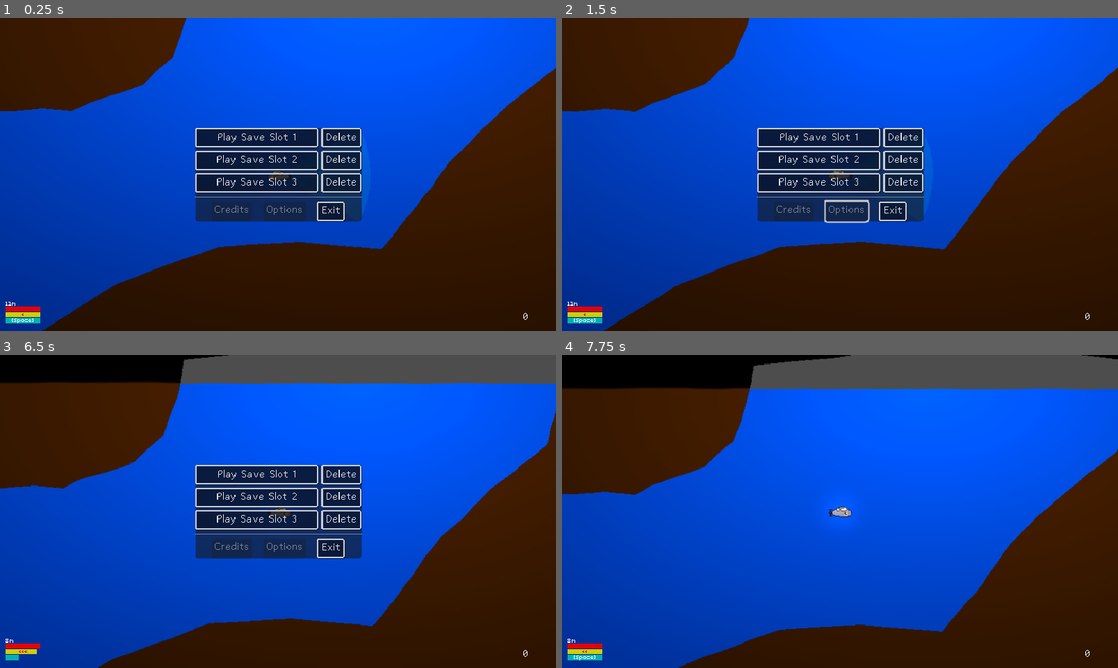
Above: before the commit, frames 1-4 (two rows, left to right).
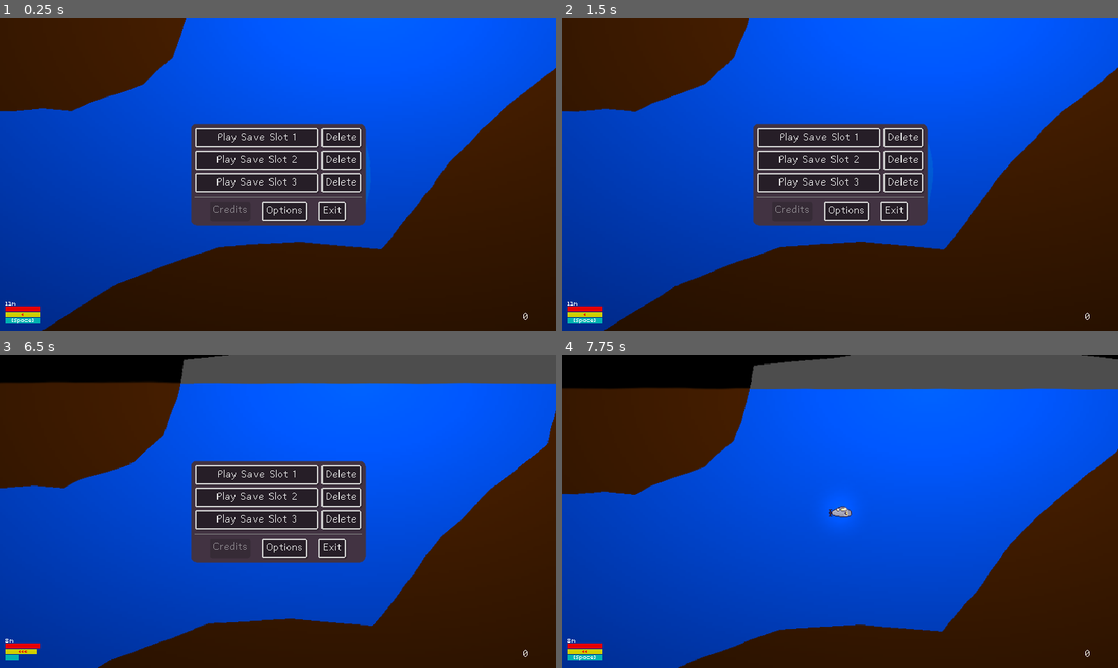
Above: after the commit, the same moments.

Repository: lupuchard/spooky-jam-submarine
Game: Godot game, scene res://Scene/Main.tscn
Same seed, same stepped clock (60 frames per second), same inputs: the game is played once before the commit and once after it.
Inputs (mouse positions are in pixels of both pictures, inside the frame that each line leads up to):
- Up to frame 1 (0.25 s): no input
- Up to frame 2 (1.5 s): click (845, 212) at 0.5 s, where only the run after the commit has a clickable "Options"; click (840, 205) at 1.25 s, where only the run after the commit has a clickable "Return"
- Up to frame 3 (6.5 s): click "Play Save Slot 1" at 2 s; move the mouse to (400, 495) at 2.77 s; hold Right (right) 2.78-3.53 s; hold Up (ascend) 2.78-3.53 s; click (400, 495) at 2.92 s; move the mouse to (166, 527) at 3.52 s; hold Left (left) 3.53-4.28 s; tap Space (dash) at 3.6, 5.85 s; move the mouse to (333, 442) at 4.27 s; hold Right (right) 4.28-5.78 s; right-click (333, 442) at 4.35 s; move the mouse to (250, 574) at 5.02 s; tap Up (ascend) at 5.1 s; click (250, 574) at 5.17 s; move the mouse to (444, 558) at 5.77 s; hold Left (left) from 5.78 s (still down); tap Escape (open_menu) at 6.4 s
- Up to frame 4 (7.75 s): keep holding Left (left); move the mouse to (673, 464) at 6.52 s; right-click (673, 464) at 6.6 s; move the mouse to (867, 511) at 7.27 s; hold Up (ascend) from 7.28 s (still down); click (867, 511) at 7.42 s

The runs differ from the first frame. In frame 1, 8.8% of the frame differs, in the area x 34-66%, y 33-67%; in frame 2, 8.8%; in frame 3, 8.8%; in frame 4, nothing differs.

Commit message:
Options menu

Diff:
--- a/Gui/MainMenu.gd
+++ b/Gui/MainMenu.gd
@@ -1,7 +1,22 @@
 extends PanelContainer
 
+const OPTION_SAVE_DELAY := 0.5
+const OPTION_DEFAULTS := {
+	"sounds": 1.0,
+	"ambience": 1.0,
+	"gamma": 0.5
+}
+
+@onready var option_sliders := {
+	"sounds": %SoundSlider,
+	"ambience": %AmbienceSlider,
+	"gamma": %GammaSlider
+}
+
+@onready var slot_rows := [%SaveSlotRow1, %SaveSlotRow2, %SaveSlotRow3]
 var slot_deleting: int
-@onready var slot_rows := [%SaveSlotRow1, %SaveSlotRow2, %SaveSlotRow3]
+
+var option_save_timer: Timer
 
 func _ready() -> void:
 	%ExitButton.pressed.connect(func():
@@ -24,6 +39,39 @@
 		$SaveSlotsMenu.visible = true
 		$DeleteConfirmMenu.visible = false
 	)
+
+	%OptionsButton.pressed.connect(func():
+		for slider_key in option_sliders:
+			var value = Save.options.get(slider_key, OPTION_DEFAULTS[slider_key])
+			option_sliders[slider_key].value = value
+
+		$OptionsMenu.visible = true
+		$SaveSlotsMenu.visible = false
+	)
+
+	%OptionsExitButton.pressed.connect(func():
+		$OptionsMenu.visible = false
+		$SaveSlotsMenu.visible = true
+	)
+
+	option_save_timer = Timer.new()
+	option_save_timer.wait_time = OPTION_SAVE_DELAY
+	option_save_timer.one_shot = true
+	add_child(option_save_timer)
+	option_save_timer.timeout.connect(func():
+		Save.save_meta_to_file()
+	)
+
+	for slider_key in option_sliders:
+		option_sliders[slider_key].value_changed.connect(func(new_value: float):
+			Save.options[slider_key] = new_value
+			option_save_timer.start()
+			update_setting(slider_key, new_value)
+		)
+
+	await get_tree().process_frame
+	for slider_key in option_sliders:
+		update_setting(slider_key, Save.options.get(slider_key, OPTION_DEFAULTS[slider_key]))
 
 func _input(_input_event: InputEvent) -> void:
 	if Input.is_action_just_pressed("open_menu"):
@@ -49,3 +97,12 @@
 	slot_deleting = slot
 	$SaveSlotsMenu.visible = false
 	$DeleteConfirmMenu.visible = true
+
+func update_setting(setting: String, value: float) -> void:
+	match setting:
+		"sounds":
+			AudioServer.set_bus_volume_linear(AudioServer.get_bus_index("Master"), pow(value, 2))
+		"ambience":
+			AudioServer.set_bus_volume_linear(AudioServer.get_bus_index("Ambience"), pow(value, 2))
+		"gamma":
+			%WorldEnvironment.environment.tonemap_exposure = pow((value * 2), 2)
--- /dev/null
+++ b/Gui/OptionSlider.gd
@@ -0,0 +1,23 @@
+extends HBoxContainer
+
+signal value_changed(value: float)
+
+@export var title: String
+
+var value: float:
+	set(new_value):
+		if value != new_value:
+			value = new_value
+			update()
+
+func _ready():
+	$OptionLabel.text = title + ":"
+	$Slider.value_changed.connect(func(new_value: float):
+		if value != new_value:
+			value_changed.emit(new_value)
+			value = new_value
+	)
+
+func update():
+	$Slider.value = value
+	$Percentage.text = "%s%%" % int(value * 100.0)
--- /dev/null
+++ b/Gui/OptionSlider.tscn
@@ -0,0 +1,24 @@
+[gd_scene load_steps=2 format=3 uid="uid://tmj70t7q4vss"]
+
+[ext_resource type="Script" uid="uid://ijp7s7snlbs6" path="res://Gui/OptionSlider.gd" id="1_4ebk8"]
+
+[node name="OptionSlider" type="HBoxContainer"]
+alignment = 2
+script = ExtResource("1_4ebk8")
+
+[node name="OptionLabel" type="Label" parent="."]
+layout_mode = 2
+theme_type_variation = &"LabelBig"
+text = "Sounds:"
+
+[node name="Slider" type="HSlider" parent="."]
+custom_minimum_size = Vector2(100, 0)
+layout_mode = 2
+max_value = 1.0
+step = 0.01
+
+[node name="Percentage" type="Label" parent="."]
+custom_minimum_size = Vector2(35, 0)
+layout_mode = 2
+theme_type_variation = &"LabelBig"
+text = "100%"
--- a/SaveManager.gd
+++ b/SaveManager.gd
@@ -4,11 +4,12 @@
 var saved_state: Dictionary
 var current_slot: int = -1
 var slot_progress: Array[float] = []
+var options: Dictionary[String, float] = {}
 var max_total_research_points := -1
 
 func _ready() -> void:
 	if FileAccess.file_exists("user://misc.save"):
-		load_slot_progress_from_file()
+		load_meta_from_file()
 	else:
 		slot_progress.resize(3)
 
@@ -25,19 +26,23 @@
 
 	var player_research = saved_state["player"]["total_research"]
 	slot_progress[current_slot] = float(player_research) / max_total_research_points
-	save_slot_progress_to_file()
+	save_meta_to_file()
 
-func save_slot_progress_to_file() -> void:
+func save_meta_to_file() -> void:
 	var save_file = FileAccess.open("user://misc.save", FileAccess.WRITE)
-	var json_string = JSON.stringify({ "progress": slot_progress })
+	var json_string = JSON.stringify({
+		"progress": slot_progress,
+		"options": options
+	})
 	save_file.store_line(json_string)
 
-func load_slot_progress_from_file() -> void:
+func load_meta_from_file() -> void:
 	var save_file = FileAccess.open("user://misc.save", FileAccess.READ)
 	var json_string = save_file.get_line()
 	var json = JSON.new()
 	json.parse(json_string)
 	slot_progress.assign(json.data["progress"])
+	options.assign(json.data.get("options", {}))
 
 func load_from_file() -> void:
 	if not FileAccess.file_exists(get_filename(current_slot)):
@@ -56,7 +61,7 @@
 func delete_slot(slot: int):
 	DirAccess.remove_absolute(get_filename(slot))
 	slot_progress[slot] = 0.0
-	save_slot_progress_to_file()
+	save_meta_to_file()
 
 func save_state(player: Player, fish: Node2D):
 	saved_state = {
--- a/Scene/Main.tscn
+++ b/Scene/Main.tscn
@@ -29,6 +29,10 @@
 [ext_resource type="Script" uid="uid://ccqnkw04b8og5" path="res://Gui/Beastiary.gd" id="22_bf81u"]
 [ext_resource type="PackedScene" uid="uid://lfaytddnu6xl" path="res://Gui/SaveSlotRow.tscn" id="26_g6i1l"]
 [ext_resource type="Script" uid="uid://b0v75jlp5h57g" path="res://Gui/MainMenu.gd" id="27_sssj8"]
+[ext_resource type="PackedScene" uid="uid://tmj70t7q4vss" path="res://Gui/OptionSlider.tscn" id="30_g6i1l"]
+
+[sub_resource type="Environment" id="Environment_g6i1l"]
+background_mode = 3
 
 [sub_resource type="CanvasItemMaterial" id="CanvasItemMaterial_jw32o"]
 light_mode = 1
@@ -103,11 +107,32 @@
 corner_radius_bottom_left = 8
 anti_aliasing = false
 
+[sub_resource type="StyleBoxFlat" id="StyleBoxFlat_u2c8l"]
+content_margin_left = 6.0
+content_margin_top = 6.0
+content_margin_right = 6.0
+content_margin_bottom = 6.0
+bg_color = Color(0.25800666, 0.20019999, 0.26, 1)
+corner_radius_top_left = 8
+corner_radius_top_right = 8
+corner_radius_bottom_right = 8
+corner_radius_bottom_left = 8
+
 [node name="Game" type="Node2D"]
 
 [node name="CanvasModulate" type="CanvasModulate" parent="."]
 position = Vector2(6, 6)
 color = Color(0, 0, 0.12156863, 1)
+
+[node name="WorldEnvironment" type="WorldEnvironment" parent="."]
+unique_name_in_owner = true
+environment = SubResource("Environment_g6i1l")
+
+[node name="UnderwaterAmbience" type="AudioStreamPlayer" parent="."]
+stream = ExtResource("7_grg3l")
+volume_db = -4.0
+autoplay = true
+bus = &"Ambience"
 
 [node name="World" type="Node2D" parent="."]
 unique_name_in_owner = true
@@ -164,6 +189,7 @@
 [node name="VehicleAmbience" type="AudioStreamPlayer" parent="World/Player"]
 stream = ExtResource("7_bf81u")
 autoplay = true
+bus = &"Ambience"
 
 [node name="LeftWall" type="Polygon2D" parent="World"]
 z_index = -1
@@ -258,17 +284,13 @@
 unique_name_in_owner = true
 position = Vector2(242, 19)
 
-[node name="UnderwaterAmbience" type="AudioStreamPlayer" parent="World"]
-stream = ExtResource("7_grg3l")
-volume_db = -4.0
-autoplay = true
-
 [node name="SpookyAmbience" type="AudioStreamPlayer2D" parent="World"]
 position = Vector2(-138, 3624)
 stream = ExtResource("15_iab34")
 autoplay = true
 max_distance = 3000.0
 panning_strength = 0.0
+bus = &"Ambience"
 
 [node name="GPUParticles2D" type="GPUParticles2D" parent="World"]
 visible = false
@@ -483,6 +505,7 @@
 offset_bottom = 20.0
 grow_horizontal = 2
 grow_vertical = 2
+theme_override_styles/panel = SubResource("StyleBoxFlat_u2c8l")
 script = ExtResource("27_sssj8")
 
 [node name="SaveSlotsMenu" type="VBoxContainer" parent="CanvasLayer/MainMenu"]
@@ -519,7 +542,6 @@
 [node name="OptionsButton" type="Button" parent="CanvasLayer/MainMenu/SaveSlotsMenu/Buttons"]
 unique_name_in_owner = true
 layout_mode = 2
-disabled = true
 text = "Options"
 
 [node name="ExitButton" type="Button" parent="CanvasLayer/MainMenu/SaveSlotsMenu/Buttons"]
@@ -557,3 +579,34 @@
 unique_name_in_owner = true
 layout_mode = 2
 text = "No"
+
+[node name="OptionsMenu" type="VBoxContainer" parent="CanvasLayer/MainMenu"]
+visible = false
+layout_mode = 2
+
+[node name="Label" type="Label" parent="CanvasLayer/MainMenu/OptionsMenu"]
+layout_mode = 2
+theme_type_variation = &"LabelBig"
+text = "Options"
+horizontal_alignment = 1
+
+[node name="SoundSlider" parent="CanvasLayer/MainMenu/OptionsMenu" instance=ExtResource("30_g6i1l")]
+unique_name_in_owner = true
+layout_mode = 2
+title = "Sound"
+
+[node name="AmbienceSlider" parent="CanvasLayer/MainMenu/OptionsMenu" instance=ExtResource("30_g6i1l")]
+unique_name_in_owner = true
+layout_mode = 2
+title = "Ambience"
+
+[node name="GammaSlider" parent="CanvasLayer/MainMenu/OptionsMenu" instance=ExtResource("30_g6i1l")]
+unique_name_in_owner = true
+layout_mode = 2
+title = "Gamma"
+
+[node name="OptionsExitButton" type="Button" parent="CanvasLayer/MainMenu/OptionsMenu"]
+unique_name_in_owner = true
+layout_mode = 2
+size_flags_horizontal = 4
+text = "Return"
--- /dev/null
+++ b/default_bus_layout.tres
@@ -0,0 +1,9 @@
+[gd_resource type="AudioBusLayout" format=3 uid="uid://bm2wyynjmu4pf"]
+
+[resource]
+bus/1/name = &"Ambience"
+bus/1/solo = false
+bus/1/mute = false
+bus/1/bypass_fx = false
+bus/1/volume_db = 0.0
+bus/1/send = &"Master"
Not shown, added: Gui/OptionSlider.gd.uid
Not shown: 1 places in Scene/Main.tscn that only renumber resources
